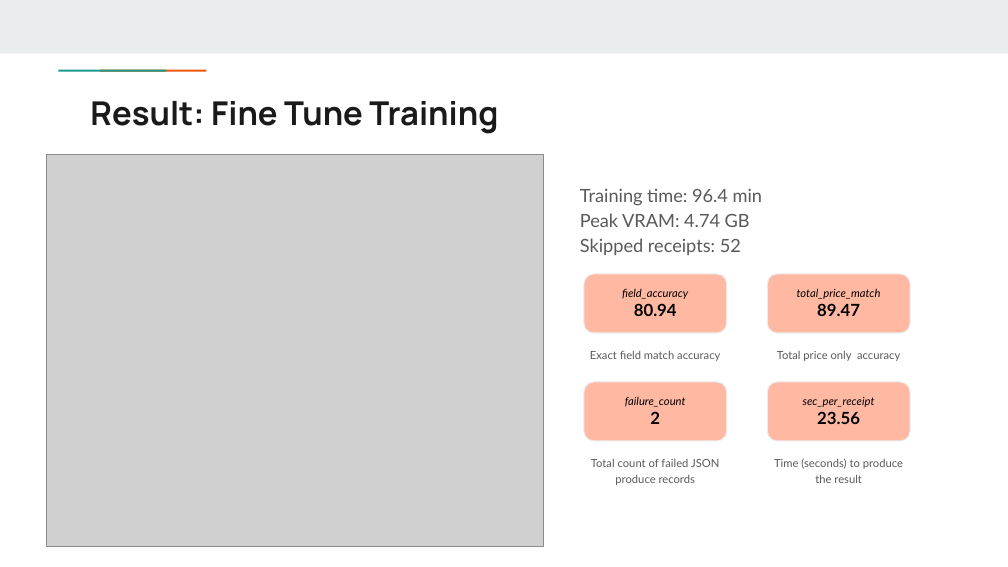
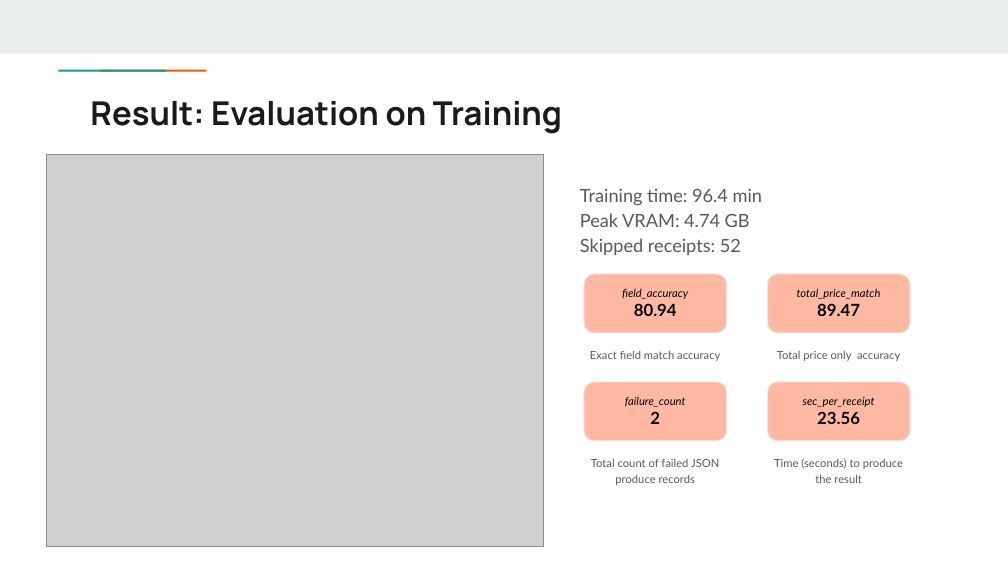
Before and after one commit to cacayoww/receipt-vlm, a slide deck: slide 15 of Cloud-based Exploration on the Hugging Face platform for Receipt Extraction Task.pptx (slide 14 before the commit). Drawn at 1008x567 pixels with LibreOffice and Linux fonts; fonts in the diff are those of the drawing; grey boxes stand for pictures. Boxes give left, top, right and bottom in pixels: in the first picture for what was removed or moved away, otherwise in the second. Text is boxed around its words. In the diff, an @@ line names an element or a change of style, - is before the commit and + after.

```diff
--- a/Cloud-based Exploration on the Hugging Face platform for Receipt Extraction Task.pptx
+++ b/Cloud-based Exploration on the Hugging Face platform for Receipt Extraction Task.pptx
@@ title at box(90, 101, 562, 134): text changed @@
-Result: Fine Tune Training
+Result: Evaluation on Training
```
Also in this commit, not shown: 2 other slides changed, 3 slides added, 1 slide removed, 3 other files.
